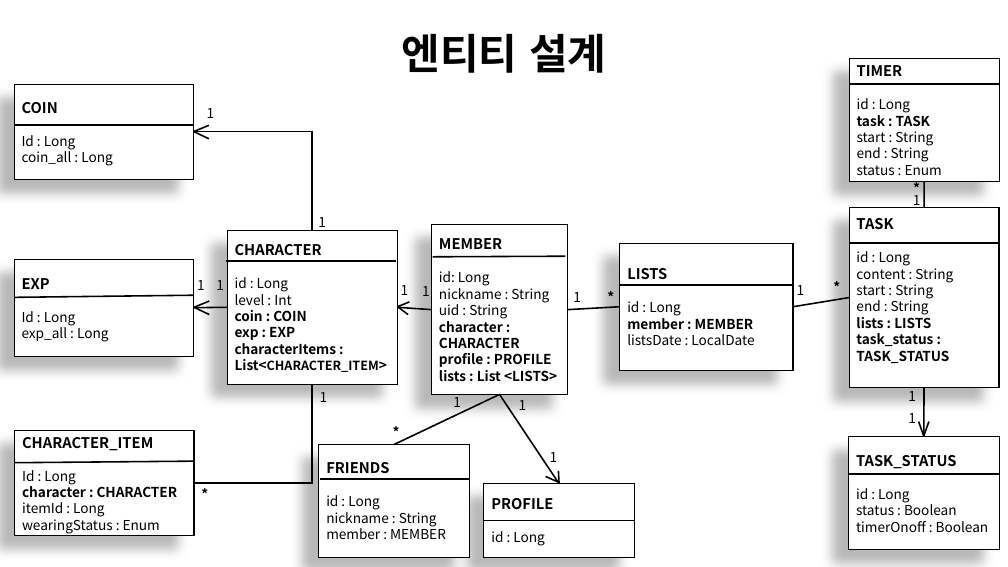
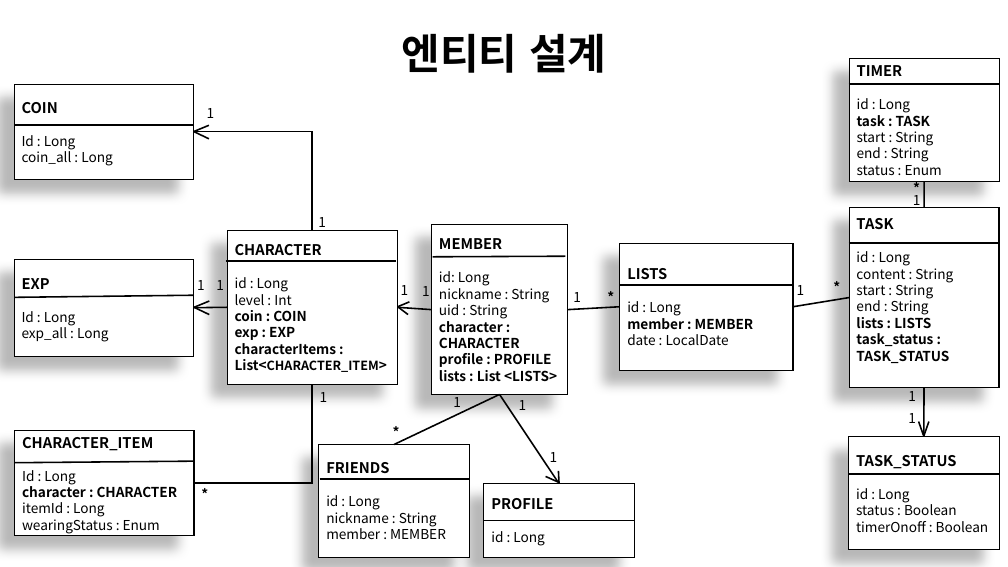
Before and after one commit to LvUpPlanner/LePl_Spring, a slide deck: slide 8 of LePl_Server_ver.2.pptx. Drawn at 1008x567 pixels with LibreOffice and Linux fonts; fonts in the diff are those of the drawing. Boxes give left, top, right and bottom in pixels: in the first picture for what was removed or moved away, otherwise in the second. Text is boxed around its words. In the diff, an @@ line names an element or a change of style, - is before the commit and + after.

```diff
--- a/LePl_Server_ver.2.pptx
+++ b/LePl_Server_ver.2.pptx
@@ text in rectangle at [627,334,729,345]: text changed @@
-listsDate : LocalDate
+date : LocalDate
```
Also in this commit, not shown: 1 slide added.
